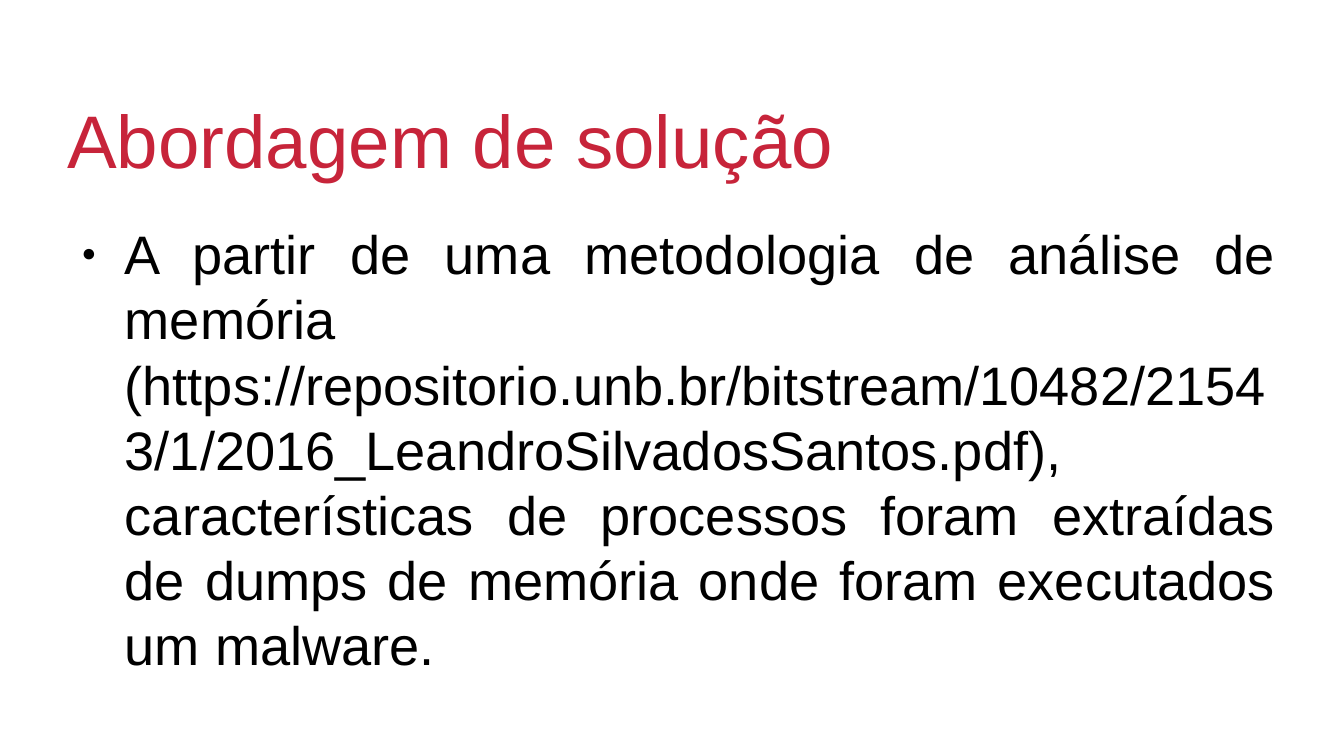
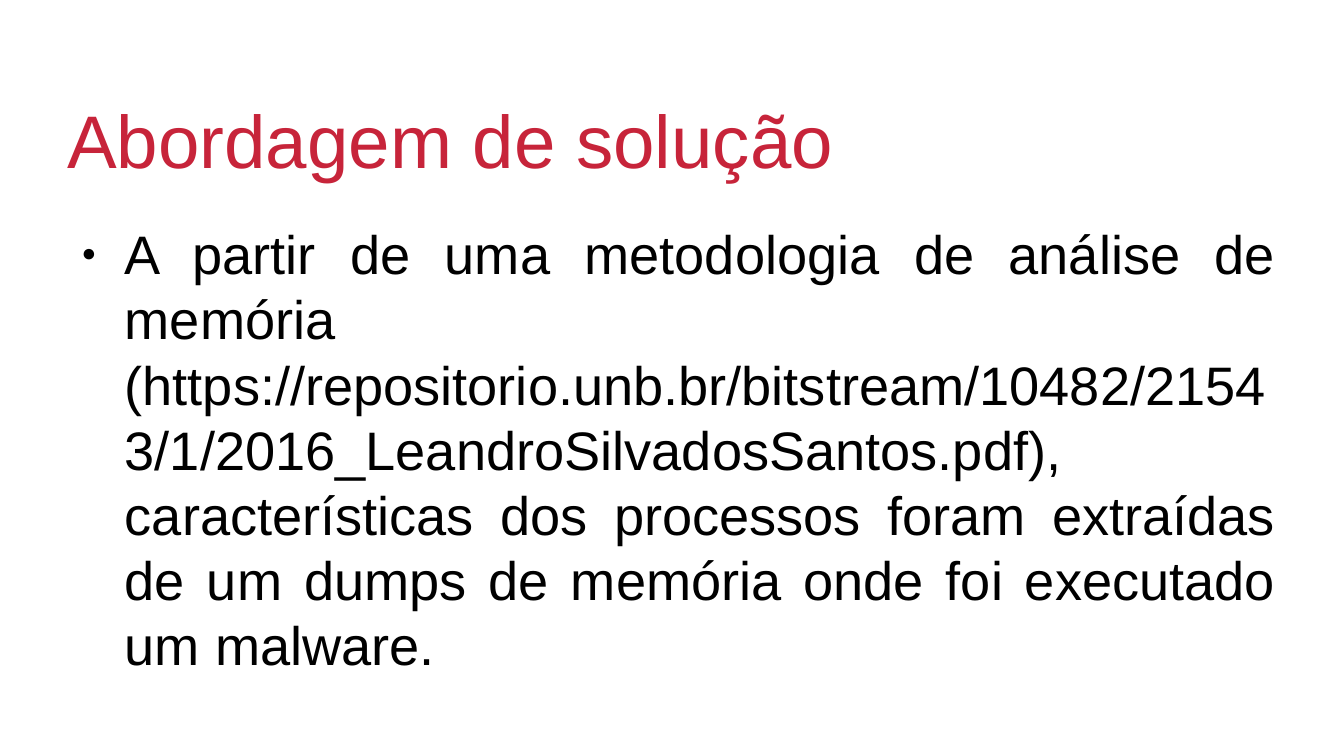
Before and after one commit to maldetect/maldetect-ml, a slide deck: slide 4 of apresentação_curso_ml.odp. Drawn at 1344x756 pixels with LibreOffice and Linux fonts; fonts in the diff are those of the drawing; background and template pictures are left out. Boxes give left, top, right and bottom in pixels: in the first picture for what was removed or moved away, otherwise in the second. Text is boxed around its words. In the diff, an @@ line names an element or a change of style, - is before the commit and + after.

Commit message:
update slides

```diff
--- a/apresentação_curso_ml.odp
+++ b/apresentação_curso_ml.odp
@@ text at bbox=[125, 234, 1275, 666]: text changed @@
-● A partir de uma metodologia de análise de memória (https://repositorio.unb.br/bitstream/10482/21543/1/2016_LeandroSilvadosSantos.pdf), características de processos foram extraídas de dumps de memória onde foram executados um malware.
+● A partir de uma metodologia de análise de memória (https://repositorio.unb.br/bitstream/10482/21543/1/2016_LeandroSilvadosSantos.pdf), características dos processos foram extraídas de um dumps de memória onde foi executado um malware.
```
Also in this commit, not shown: 2 other slides changed, 1 other file.
